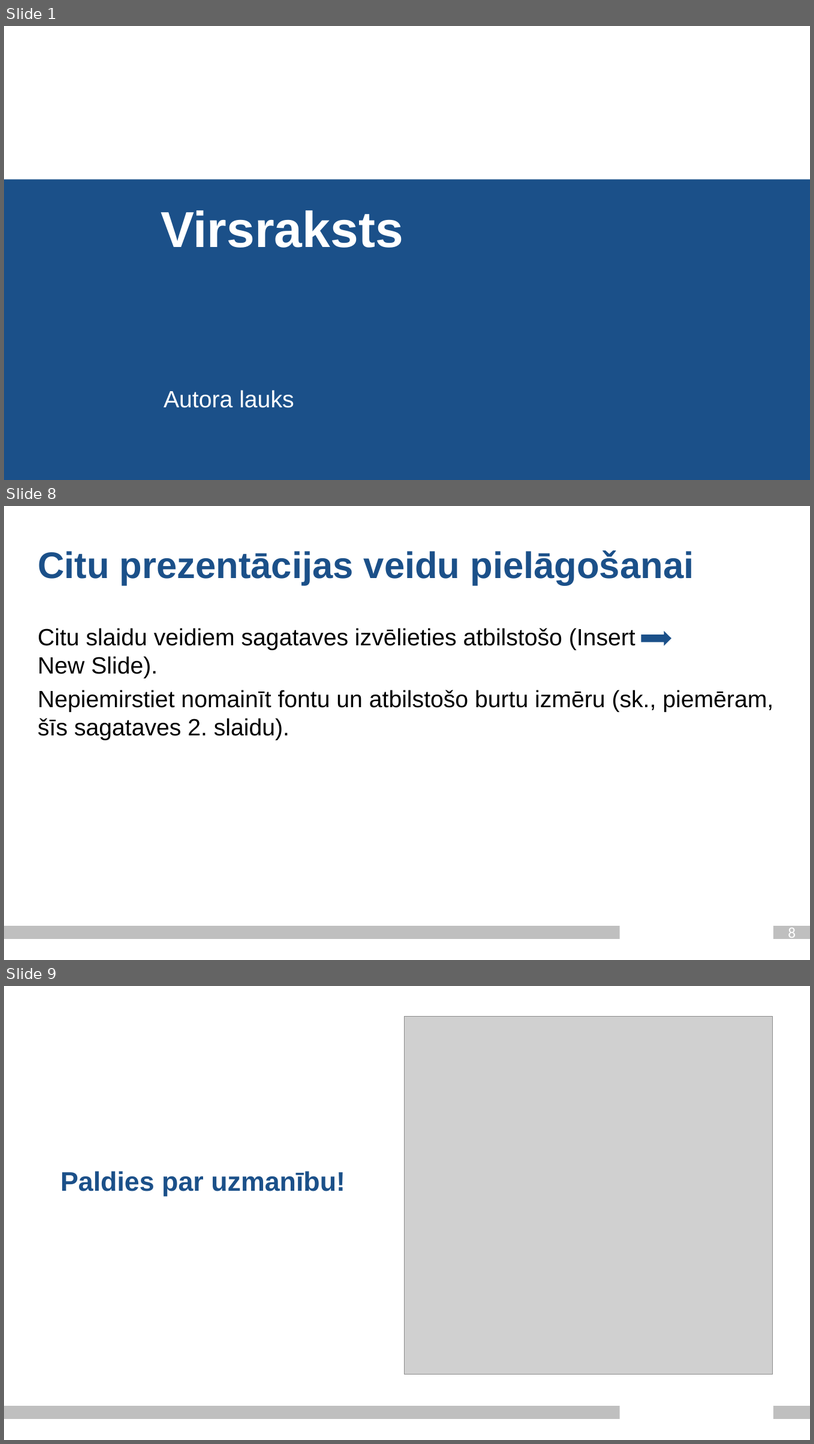
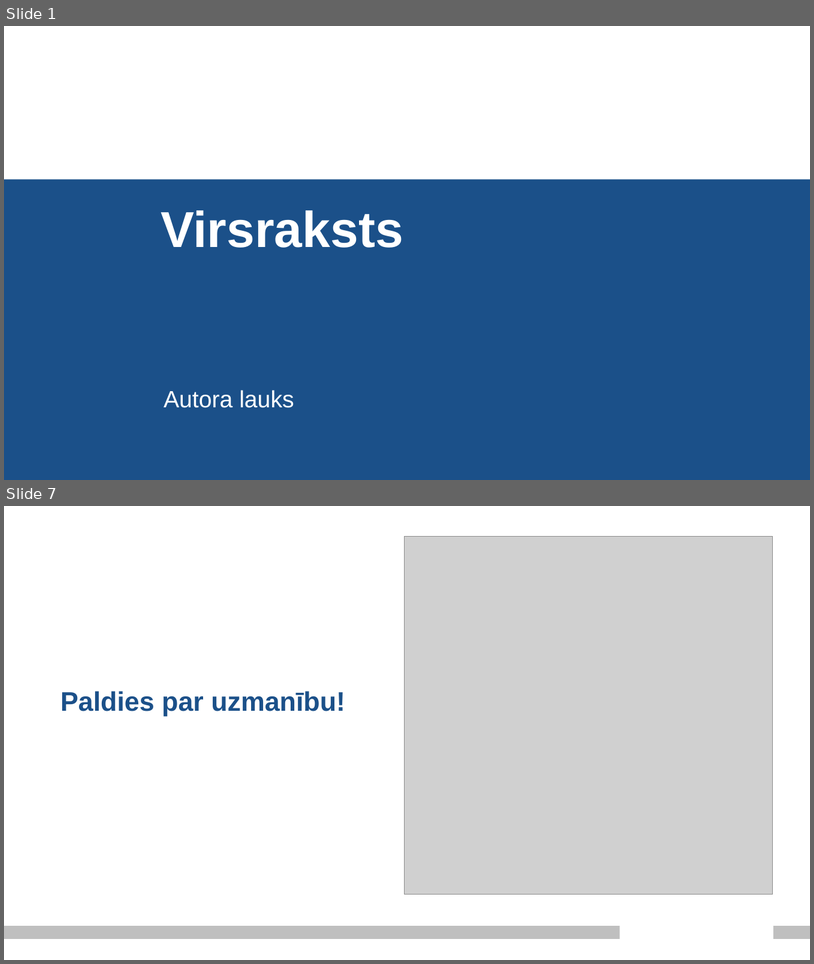
Before and after one commit to Paddlebear/valteh-ipa-translit, a slide deck: docs/valodasprez_2_ag21201_je21033.pptx. Shown one above the other, each under a label of ours: slides 1, 8 and 9 before the commit, slides 1 and 7 after it; the slides between them are not shown. The pictures are 814x1444 and 814x964 pixels, drawn with LibreOffice and Linux fonts; fonts in the diff are those of the drawing; grey boxes stand for pictures; background and template pictures are left out. Boxes give left, top, right and bottom in pixels: in the first picture for what was removed or moved away, otherwise in the second. Text is boxed around its words. In the diff, an @@ line names an element or a change of style, - is before the commit and + after.

```diff
--- a/docs/valodasprez_2_ag21201_je21033.pptx
+++ b/docs/valodasprez_2_ag21201_je21033.pptx
@@ slide 8 removed at (4, 506, 810, 960), background #FFFFFF; not listed: 2 template elements that a slide beside it also shows @@
@@ title removed at (38, 550, 695, 585) @@
-Citu prezentācijas veidu pielāgošanai
@@ text removed at (38, 628, 774, 740) @@
-Citu slaidu veidiem sagataves izvēlieties atbilstošo (Insert
-New Slide).
-Nepiemirstiet nomainīt fontu un atbilstošo burtu izmēru (sk., piemēram, šīs sagataves 2. slaidu).
@@ right arrow removed at (642, 631, 672, 646) @@
@@ page number removed at (788, 925, 796, 941) @@
-8
@@ what was slide 9 is now slide 7 @@
```
Also in this commit, not shown: 5 slides added, 6 other slides removed.
